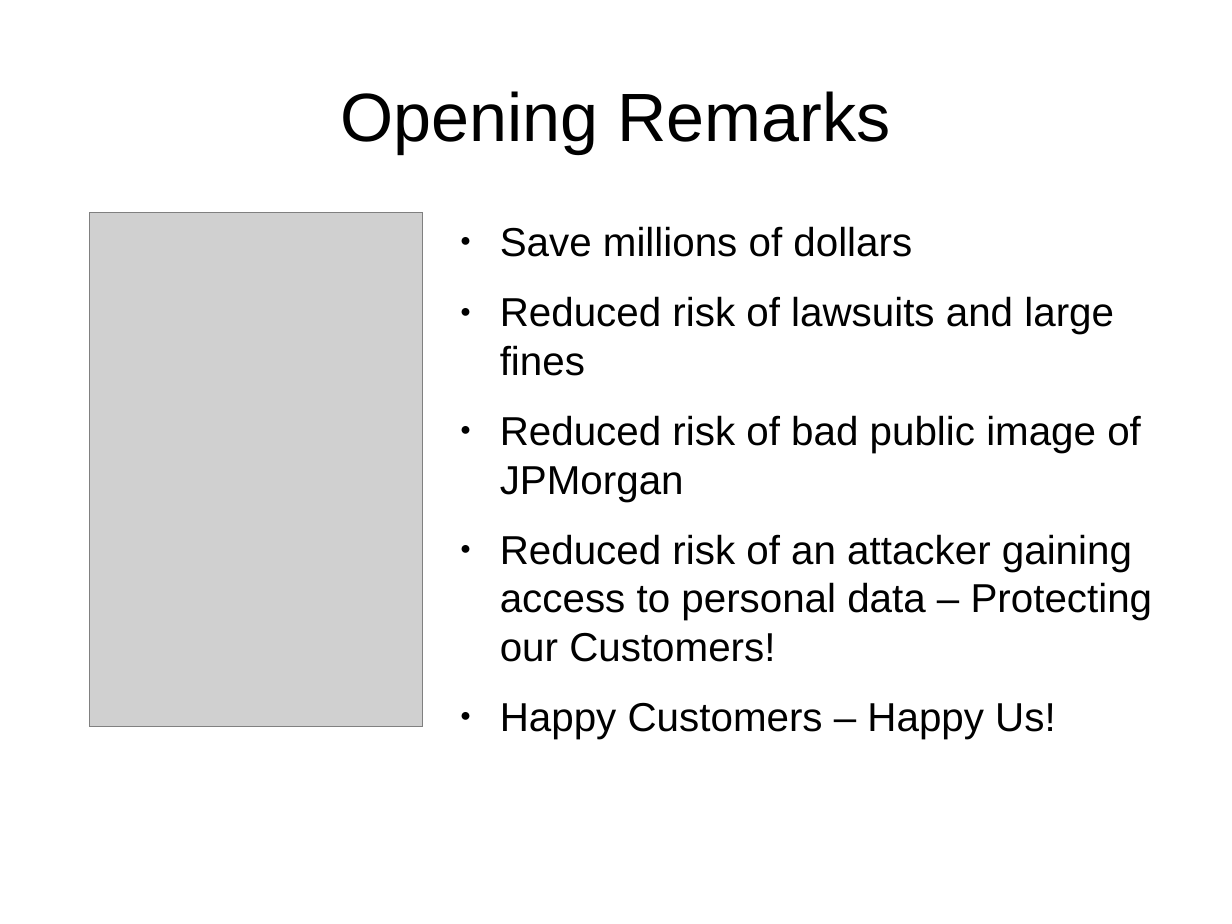
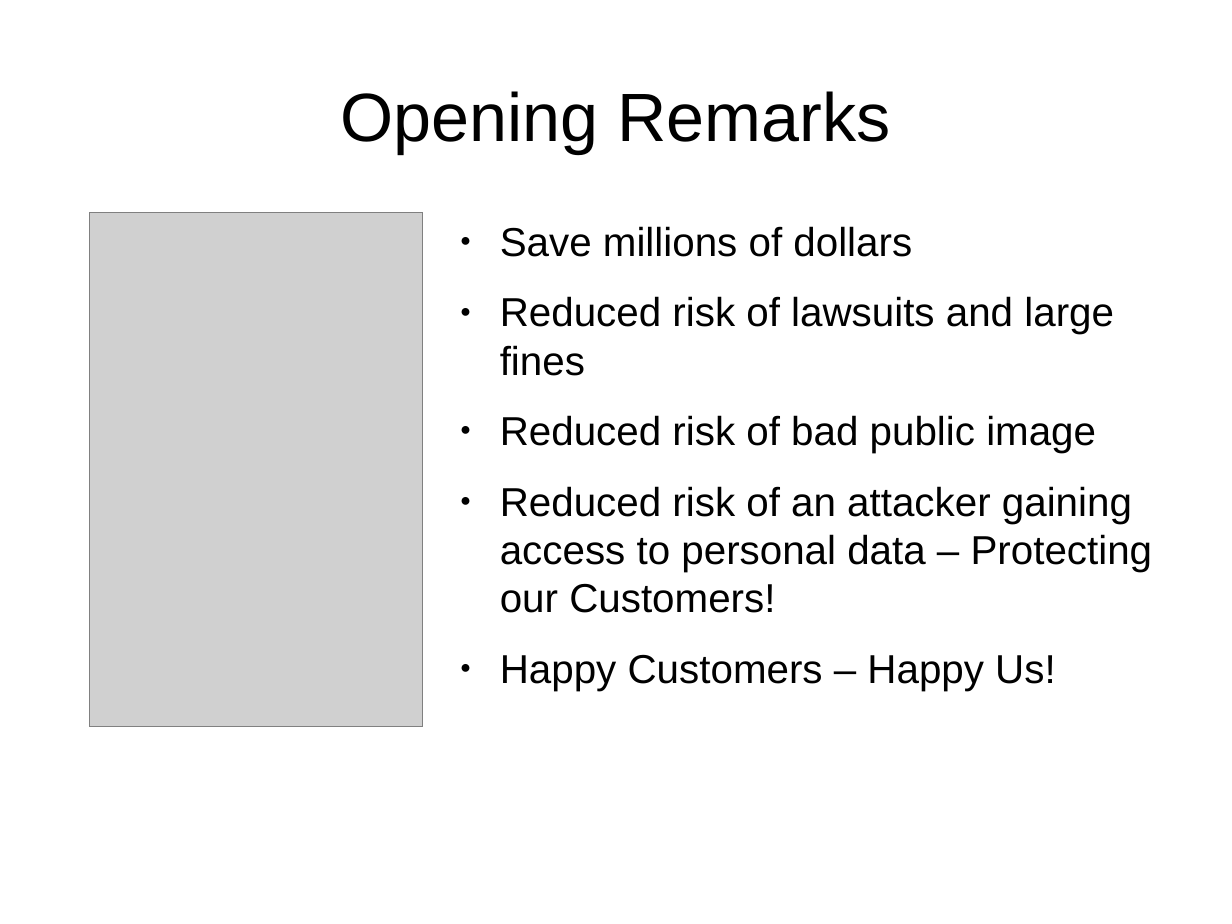
Before and after one commit to The-inside-man/tokenization-station, a slide deck: slide 2 of Presentation/TokenizationStation.odp. Drawn at 1232x924 pixels with LibreOffice and Linux fonts; fonts in the diff are those of the drawing; grey boxes stand for pictures. Boxes give left, top, right and bottom in pixels: in the first picture for what was removed or moved away, otherwise in the second. Text is boxed around its words. In the diff, an @@ line names an element or a change of style, - is before the commit and + after.

```diff
--- a/Presentation/TokenizationStation.odp
+++ b/Presentation/TokenizationStation.odp
@@ text at [500,415,1096,453]: text changed @@
-● Reduced risk of bad public image of JPMorgan
+● Reduced risk of bad public image
```
Also in this commit, not shown: 3 other slides changed, 6 other files.
